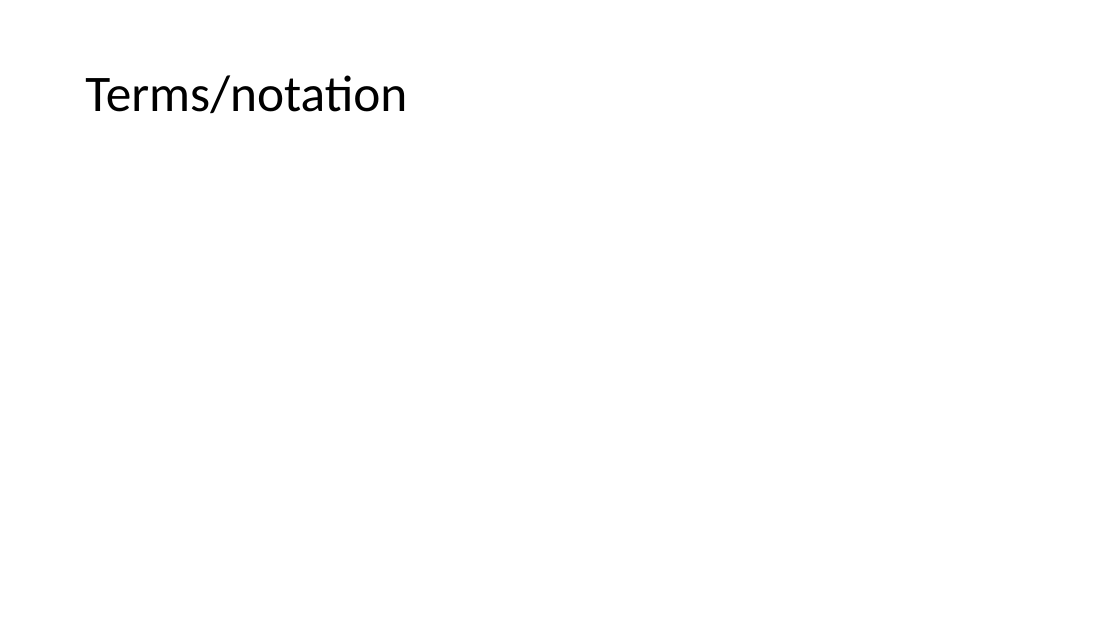
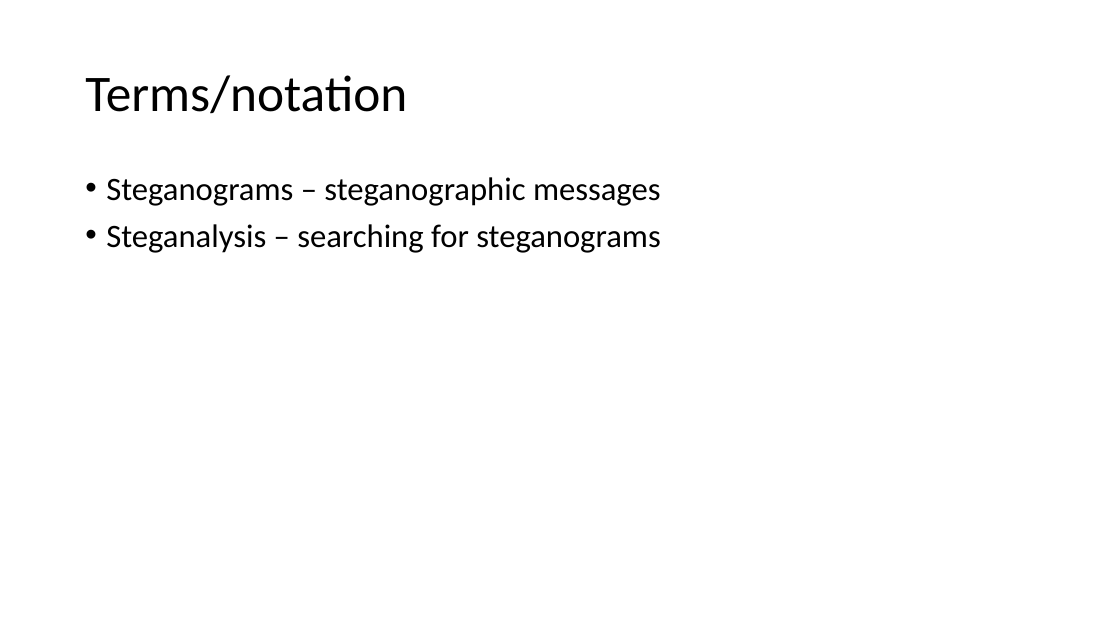
Before and after one commit to crussell2021/SteganographyProject, a slide deck: slide 6 of Documents/Presentation.pptx (slide 3 before the commit). Drawn at 1120x630 pixels with LibreOffice and Linux fonts; fonts in the diff are those of the drawing. Boxes give left, top, right and bottom in pixels: in the first picture for what was removed or moved away, otherwise in the second. Text is boxed around its words. In the diff, an @@ line names an element or a change of style, - is before the commit and + after.

```diff
--- a/Documents/Presentation.pptx
+++ b/Documents/Presentation.pptx
@@ text added at <box>106,177,661,253</box>, 28 pt, text #000000 @@
+• Steganograms – steganographic messages
+• Steganalysis – searching for steganograms
```
Also in this commit, not shown: 1 other slide changed, 3 slides added, 1 other file.
